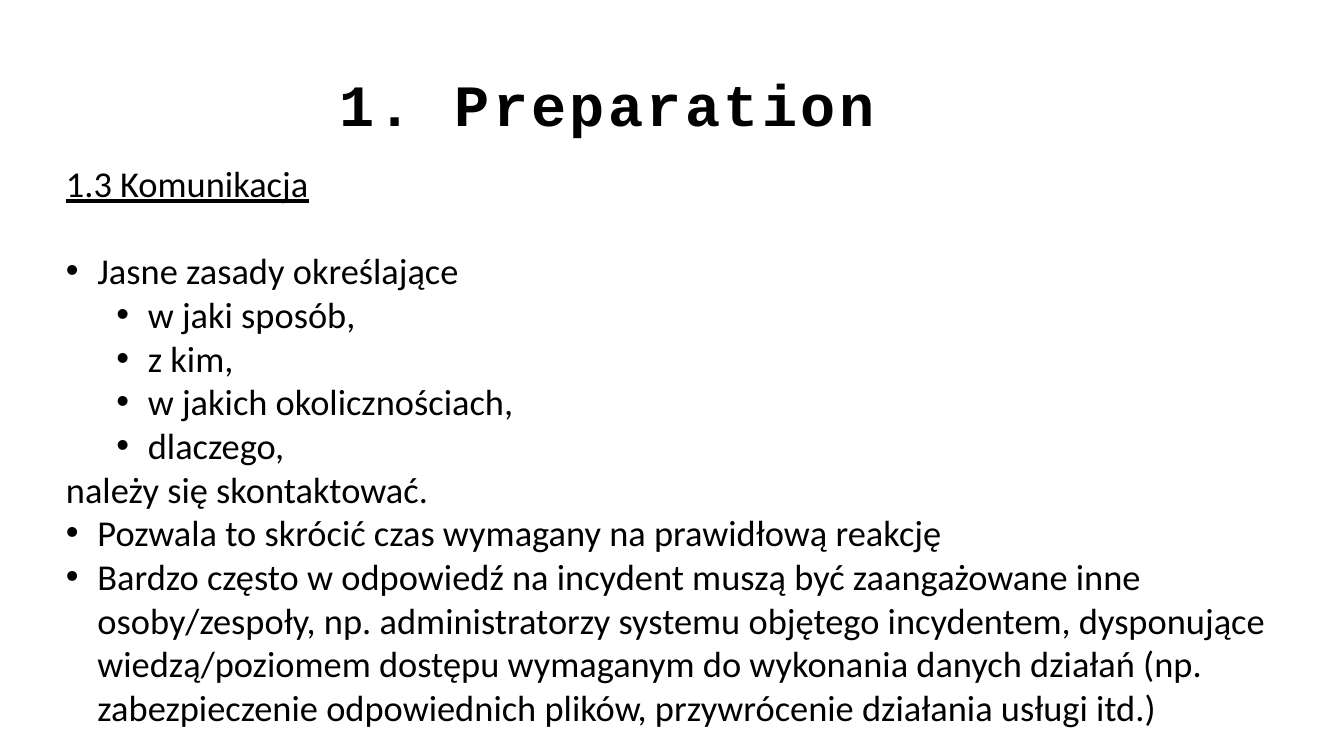
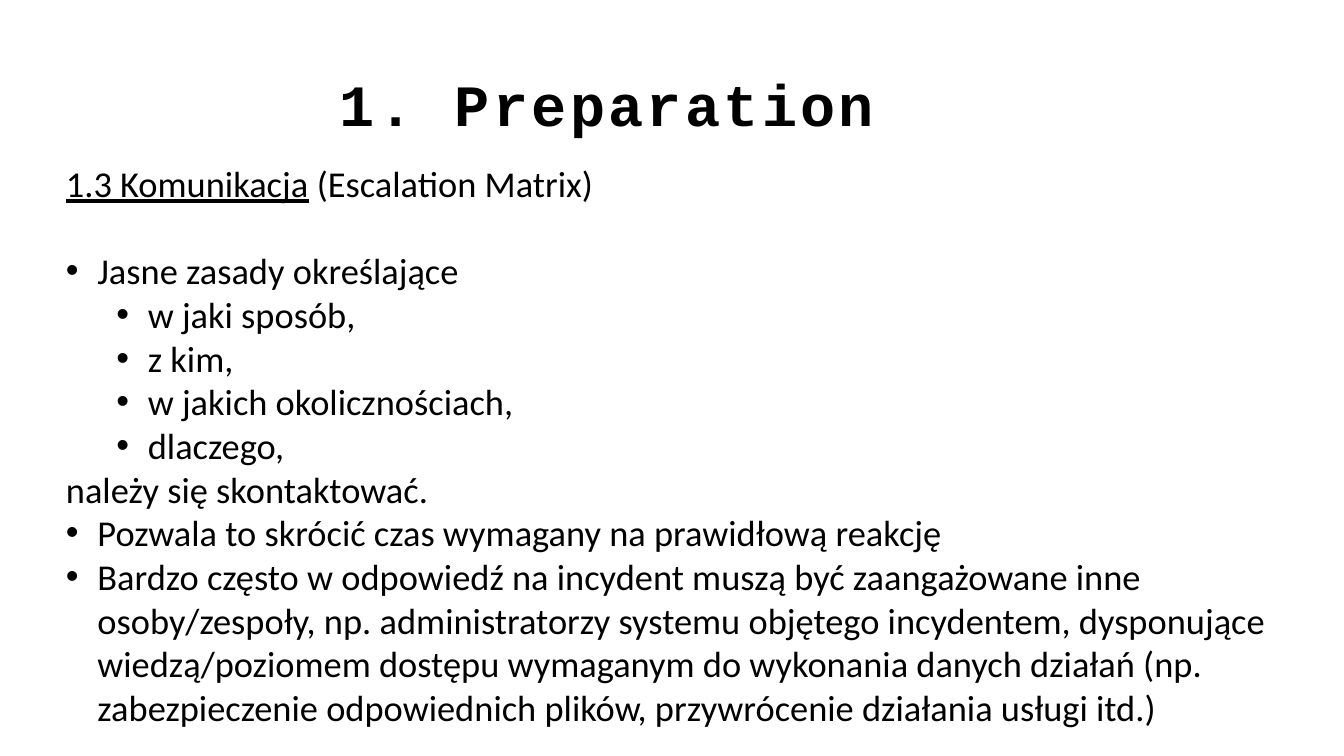
Before and after one commit to ewilded/DFIR, a slide deck: slide 5 of 6_Reagowanie_na_incydenty.pptx. Drawn at 1344x756 pixels with LibreOffice and Linux fonts; fonts in the diff are those of the drawing. Boxes give left, top, right and bottom in pixels: in the first picture for what was removed or moved away, otherwise in the second. Text is boxed around its words. In the diff, an @@ line names an element or a change of style, - is before the commit and + after.

```diff
--- a/6_Reagowanie_na_incydenty.pptx
+++ b/6_Reagowanie_na_incydenty.pptx
@@ text at box(66, 170, 593, 204): text changed @@
-1.3 Komunikacja
+1.3 Komunikacja (Escalation Matrix)
```
Also in this commit, not shown: 43 other slides changed, 2 other files.
